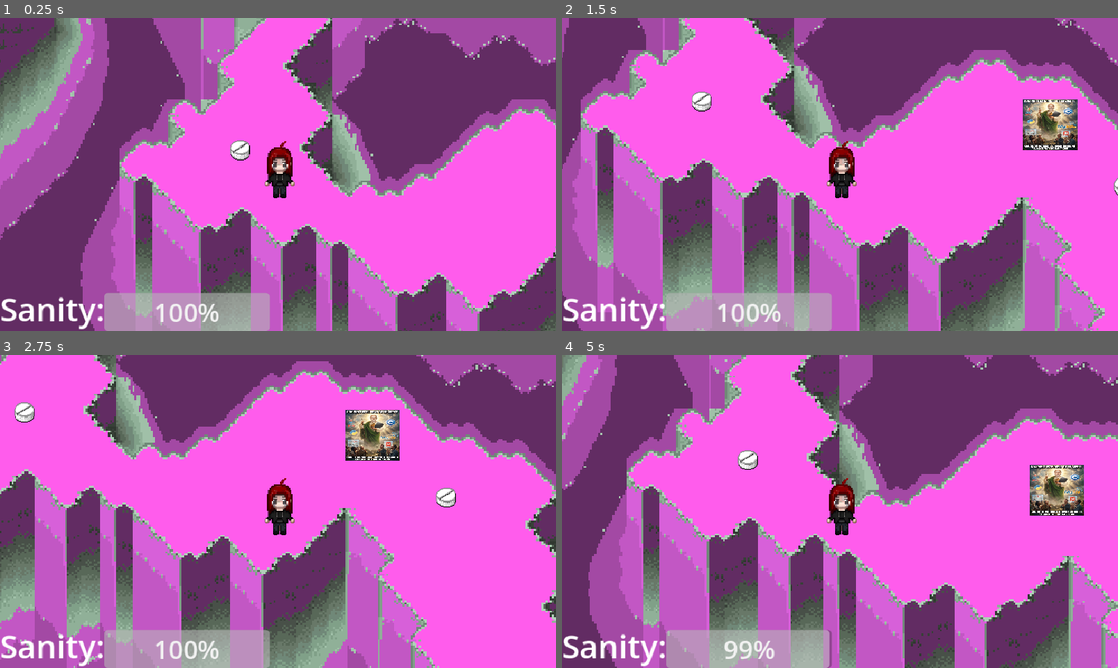
Above: before the commit, frames 1-4 (two rows, left to right).
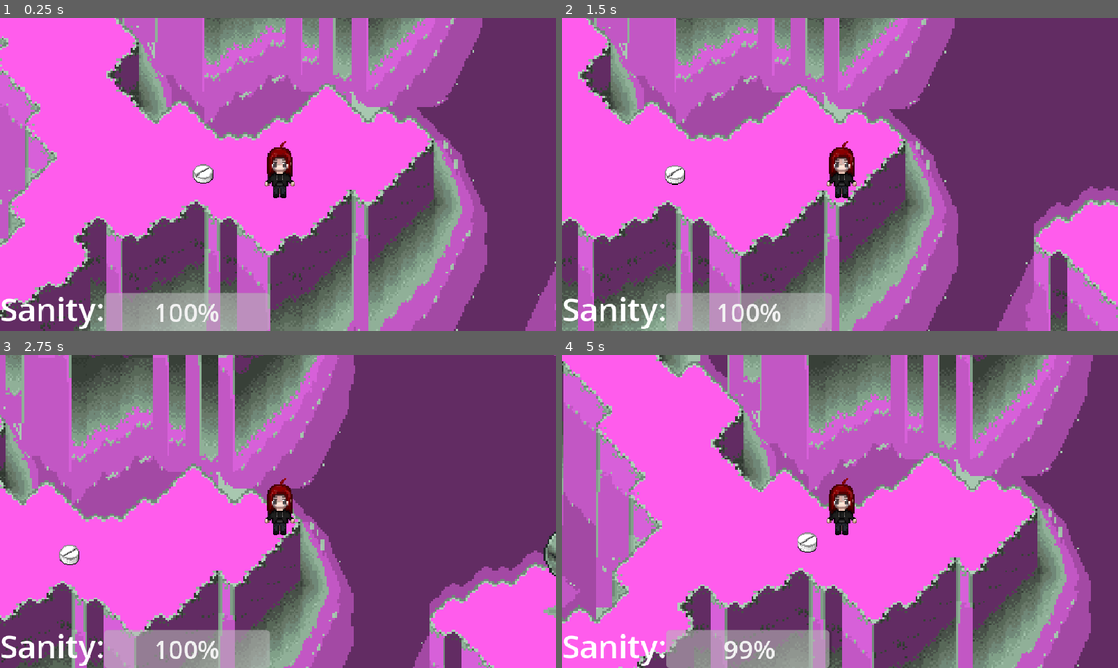
Above: after the commit, the same moments.

Repository: Tafi0405/Charlotte
Game: Godot game, scene res://Scenes/pafu.tscn
Two runs of this game, one before a commit and one after it. Both use one fixed random seed, a clock stepped at 60 frames per second and the inputs below. This scene is started directly instead of the project's main scene.
Inputs:
- Up to frame 1 (0.25 s): no input
- Up to frame 2 (1.5 s): tap Enter at 0.5 s; hold D 0.53-1.28 s; hold Shift 0.53-1.28 s; hold S from 1.28 s (still down); tap Shift at 1.35 s
- Up to frame 3 (2.75 s): release S at 2.03 s; hold D from 2.03 s (still down); hold Shift from 2.03 s (still down)
- Up to frame 4 (5 s): release D at 2.78 s; release Shift at 2.78 s; hold W 2.78-3.53 s; tap Shift at 2.85, 4.35 s; hold Shift 3.53-4.28 s; hold A from 3.53 s (still down)

The runs differ from the first frame. In frame 1, 77% of the frame differs, in the area x 0-100%, y 0-100%; in frame 2, 77%; in frame 3, 80%; in frame 4, 78%.

Commit message:
Personaje de movimiento 2d (en desarrollo)

Diff:
--- a/Scenes/pafu.tscn
+++ b/Scenes/pafu.tscn
@@ -19,117 +19,117 @@
 [sub_resource type="RectangleShape2D" id="RectangleShape2D_4olpa"]
 size = Vector2(287.75, 147)
 
-[node name="Pafu" type="Node2D" unique_id=554188910]
+[node name="Pafu" type="Node2D"]
 
-[node name="Sprite2D" type="Sprite2D" parent="." unique_id=1616331527]
+[node name="Sprite2D" type="Sprite2D" parent="."]
 texture_filter = 1
 scale = Vector2(8.255, 8.255)
 texture = ExtResource("1_45wdl")
 
-[node name="Charlotte" parent="." unique_id=261263235 instance=ExtResource("2_r8le1")]
-position = Vector2(-1733, -3174)
+[node name="Charlotte" parent="." instance=ExtResource("2_r8le1")]
+position = Vector2(169, 3394)
 
-[node name="Camera2D" type="Camera2D" parent="Charlotte" unique_id=1310468985]
+[node name="Camera2D" type="Camera2D" parent="Charlotte"]
 zoom = Vector2(0.385, 0.385)
 limit_enabled = false
 
-[node name="MenuPausa" parent="." unique_id=1806545697 instance=ExtResource("3_f3lwf")]
+[node name="MenuPausa" parent="." instance=ExtResource("3_f3lwf")]
 
-[node name="GUI" parent="." unique_id=955320650 instance=ExtResource("4_8j65d")]
+[node name="GUI" parent="." instance=ExtResource("4_8j65d")]
 
-[node name="StaticBody2D" type="StaticBody2D" parent="." unique_id=1813514894]
+[node name="StaticBody2D" type="StaticBody2D" parent="."]
 position = Vector2(0, -172)
 
-[node name="CollisionPolygon2D" type="CollisionPolygon2D" parent="StaticBody2D" unique_id=187172921]
+[node name="CollisionPolygon2D" type="CollisionPolygon2D" parent="StaticBody2D"]
 position = Vector2(4, 4)
 polygon = PackedVector2Array(-3, -2, 66, 61, 102, 39, 260, 189, 143, 313, 103, 292, 1, 386, -186, 189)
 
-[node name="CollisionPolygon2D2" type="CollisionPolygon2D" parent="StaticBody2D" unique_id=557894897]
+[node name="CollisionPolygon2D2" type="CollisionPolygon2D" parent="StaticBody2D"]
 position = Vector2(1576, 1710)
 polygon = PackedVector2Array(0, 2, 45, -47, 103, -96, 141, -72, 234, -158, 270, -160, 303, -161, 336, -137, 434, -224,  …(2238 unchanged characters)…
 
-[node name="CollisionPolygon2D3" type="CollisionPolygon2D" parent="StaticBody2D" unique_id=513162660]
+[node name="CollisionPolygon2D3" type="CollisionPolygon2D" parent="StaticBody2D"]
 position = Vector2(797, 3428)
 polygon = PackedVector2Array(0, -1, -264, 262, -334, 202, -531, 396, -563, 375, -659, 459, -827, 310, -857, 330, -958,  …(8018 unchanged characters)…
 
-[node name="CollisionPolygon2D4" type="CollisionPolygon2D" parent="StaticBody2D" unique_id=766183993]
+[node name="CollisionPolygon2D4" type="CollisionPolygon2D" parent="StaticBody2D"]
 position = Vector2(-1321, -1325)
 polygon = PackedVector2Array(0, 1, -259, 257, -336, 202, -527, 398, -556, 374, -653, 462, -818, 305, -855, 331, -921, 2 …(1627 unchanged characters)…
 
-[node name="CollisionShape2D" type="CollisionShape2D" parent="StaticBody2D" unique_id=120149288]
+[node name="CollisionShape2D" type="CollisionShape2D" parent="StaticBody2D"]
 position = Vector2(-976, 2510)
 shape = SubResource("CapsuleShape2D_f3lwf")
 
-[node name="Drug" parent="." unique_id=396023578 instance=ExtResource("5_hpo0o")]
+[node name="Drug" parent="." instance=ExtResource("5_hpo0o")]
 position = Vector2(-134, 3392)
 
-[node name="Drug2" parent="." unique_id=1605034887 instance=ExtResource("5_hpo0o")]
+[node name="Drug2" parent="." instance=ExtResource("5_hpo0o")]
 position = Vector2(-1311, 2573)
 
-[node name="Drug3" parent="." unique_id=60936586 instance=ExtResource("5_hpo0o")]
+[node name="Drug3" parent="." instance=ExtResource("5_hpo0o")]
 position = Vector2(-2012, 3881)
 
-[node name="Drug4" parent="." unique_id=561614622 instance=ExtResource("5_hpo0o")]
+[node name="Drug4" parent="." instance=ExtResource("5_hpo0o")]
 position = Vector2(-4348, 3569)
 
-[node name="Drug5" parent="." unique_id=1138133811 instance=ExtResource("5_hpo0o")]
+[node name="Drug5" parent="." instance=ExtResource("5_hpo0o")]
 position = Vector2(-3963, 1851)
 
-[node name="Drug6" parent="." unique_id=1030117698 instance=ExtResource("5_hpo0o")]
+[node name="Drug6" parent="." instance=ExtResource("5_hpo0o")]
 position = Vector2(-2503, 1397)
 
-[node name="Drug7" parent="." unique_id=322631623 instance=ExtResource("5_hpo0o")]
+[node name="Drug7" parent="." instance=ExtResource("5_hpo0o")]
 position = Vector2(-948, 627)
 
-[node name="Drug8" parent="." unique_id=656787629 instance=ExtResource("5_hpo0o")]
+[node name="Drug8" parent="." instance=ExtResource("5_hpo0o")]
 position = Vector2(-896, -59)
 
-[node name="Drug9" parent="." unique_id=650826928 instance=ExtResource("5_hpo0o")]
+[node name="Drug9" parent="." instance=ExtResource("5_hpo0o")]
 position = Vector2(-195, -1183)
 
-[node name="Drug10" parent="." unique_id=1343289181 instance=ExtResource("5_hpo0o")]
+[node name="Drug10" parent="." instance=ExtResource("5_hpo0o")]
 position = Vector2(-182, -2929)
 
-[node name="Drug11" parent="." unique_id=1798409887 instance=ExtResource("5_hpo0o")]
+[node name="Drug11" parent="." instance=ExtResource("5_hpo0o")]
 position = Vector2(-1886, -3272)
 
-[node name="Drug12" parent="." unique_id=1505743094 instance=ExtResource("5_hpo0o")]
+[node name="Drug12" parent="." instance=ExtResource("5_hpo0o")]
 position = Vector2(277, -4500)
 
-[node name="Enemigo" parent="." unique_id=2111699858 instance=ExtResource("6_v4kml")]
+[node name="Enemigo" parent="." instance=ExtResource("6_v4kml")]
 position = Vector2(-1951, 2521)
 
-[node name="Enemigo2" parent="." unique_id=580370029 instance=ExtResource("6_v4kml")]
+[node name="Enemigo2" parent="." instance=ExtResource("6_v4kml")]
 position = Vector2(-4592, 3619)
 
-[node name="Enemigo3" parent="." unique_id=669206104 instance=ExtResource("6_v4kml")]
+[node name="Enemigo3" parent="." instance=ExtResource("6_v4kml")]
 position = Vector2(-1775, 591)
 
-[node name="Enemigo4" parent="." unique_id=149242853 instance=ExtResource("6_v4kml")]
+[node name="Enemigo4" parent="." instance=ExtResource("6_v4kml")]
 position = Vector2(511, -20)
 
-[node name="Enemigo5" parent="." unique_id=413971763 instance=ExtResource("6_v4kml")]
+[node name="Enemigo5" parent="." instance=ExtResource("6_v4kml")]
 position = Vector2(466, -2022)
 
-[node name="Enemigo6" parent="." unique_id=609722448 instance=ExtResource("6_v4kml")]
+[node name="Enemigo6" parent="." instance=ExtResource("6_v4kml")]
 position = Vector2(-480, -3179)
 
-[node name="Enemigo7" parent="." unique_id=511377224 instance=ExtResource("6_v4kml")]
+[node name="Enemigo7" parent="." instance=ExtResource("6_v4kml")]
 position = Vector2(-1685, -4781)
 
-[node name="Area2D" type="Area2D" parent="." unique_id=811739309]
+[node name="Area2D" type="Area2D" parent="."]
 position = Vector2(-3624, -4121)
 script = ExtResource("7_s05vu")
 next_scene_path = "res://Scenes/piso.tscn"
 
-[node name="CollisionShape2D" type="CollisionShape2D" parent="Area2D" unique_id=1448155453]
+[node name="CollisionShape2D" type="CollisionShape2D" parent="Area2D"]
 position = Vector2(-6, -144.25)
 shape = SubResource("RectangleShape2D_mb686")
 
-[node name="Teleporter" type="Area2D" parent="." unique_id=2083500315]
+[node name="Teleporter" type="Area2D" parent="."]
 script = ExtResource("8_mb686")
 
-[node name="CollisionShape2D" type="CollisionShape2D" parent="Teleporter" unique_id=1601033484]
+[node name="CollisionShape2D" type="CollisionShape2D" parent="Teleporter"]
 position = Vector2(345.875, -4636.5)
 shape = SubResource("RectangleShape2D_4olpa")
 
--- /dev/null
+++ b/charlotte_2d.tscn
@@ -0,0 +1,18 @@
+[gd_scene load_steps=3 format=3 uid="uid://sfysdil43xel"]
+
+[ext_resource type="Texture2D" uid="uid://bsbkosg8urh1y" path="res://Assets/charlotte.png" id="1_kyxga"]
+
+[sub_resource type="CapsuleShape2D" id="CapsuleShape2D_dpjle"]
+radius = 50.0
+height = 204.0
+
+[node name="Charlotte2D" type="CharacterBody2D"]
+
+[node name="Sprite2D" type="Sprite2D" parent="."]
+position = Vector2(-0.59999084, 0.6000061)
+scale = Vector2(0.2, 0.2)
+texture = ExtResource("1_kyxga")
+
+[node name="CollisionShape2D" type="CollisionShape2D" parent="."]
+position = Vector2(6, -6)
+shape = SubResource("CapsuleShape2D_dpjle")
--- a/project.godot
+++ b/project.godot
@@ -35,4 +35,5 @@
 
 [rendering]
 
+textures/canvas_textures/default_texture_filter=0
 rendering_device/driver.windows="d3d12"
Not shown: 1 places in Scenes/pafu.tscn that only renumber resources
